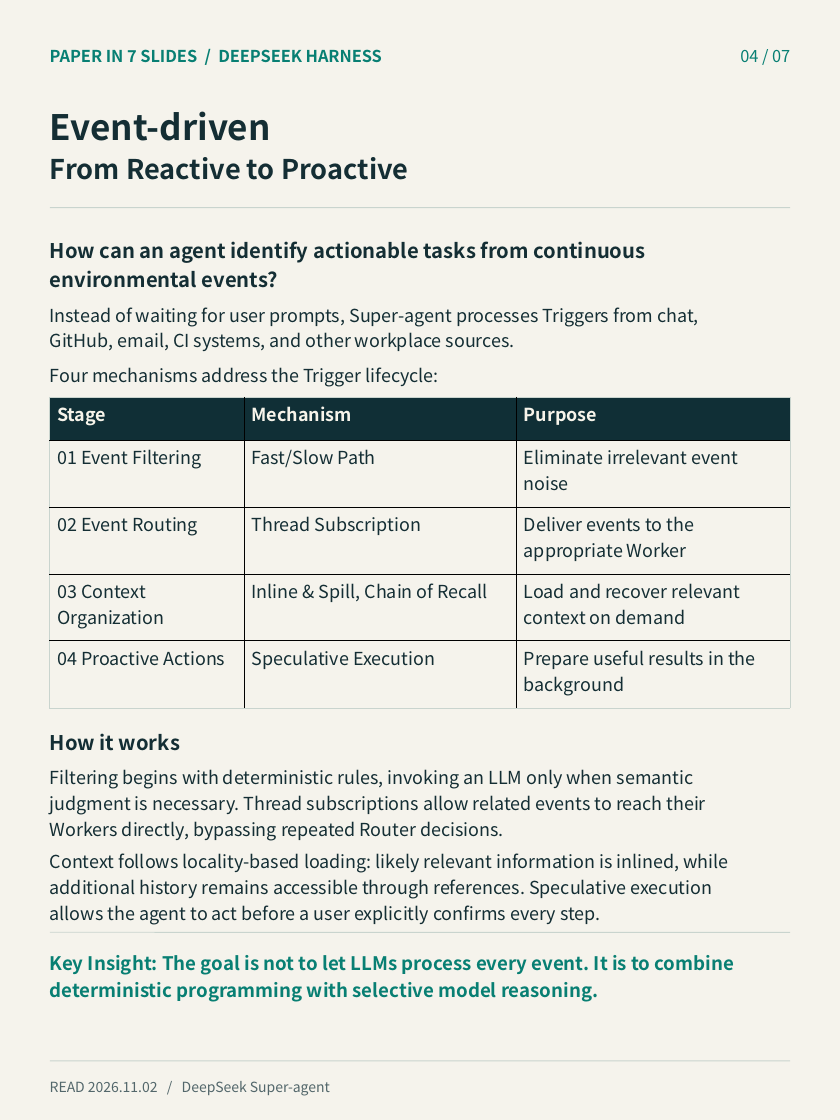
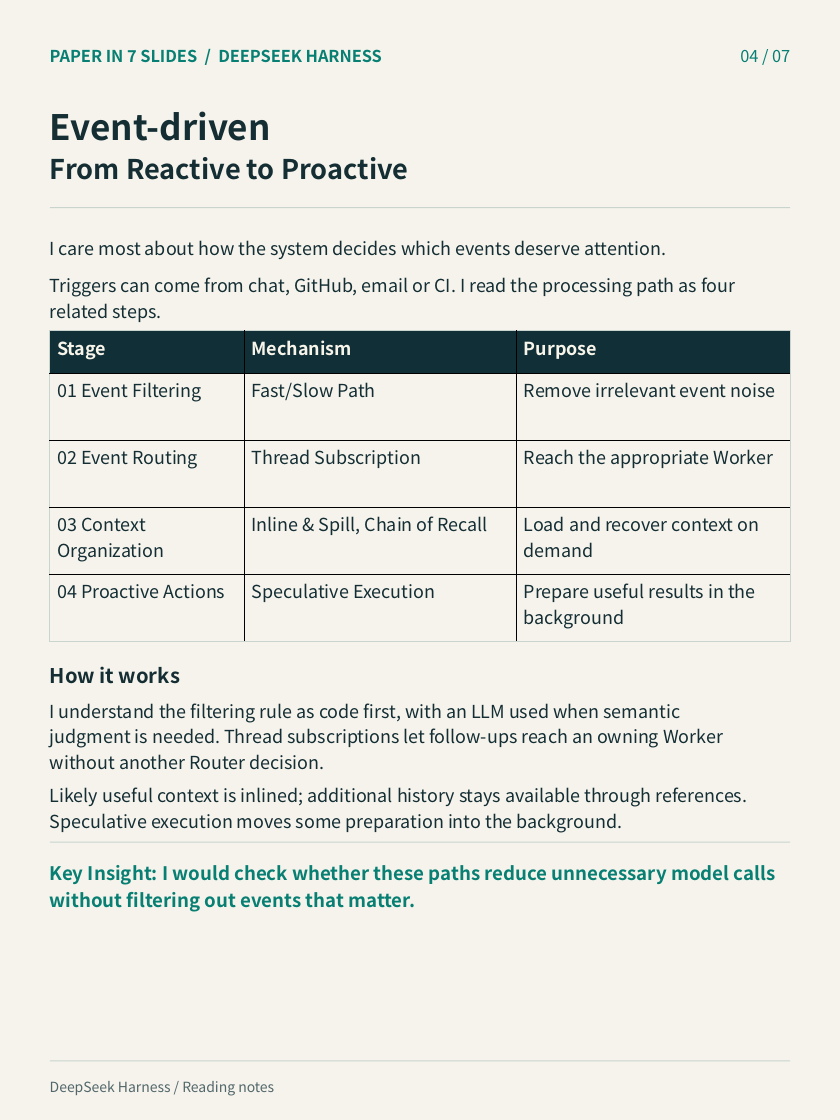
Before and after one commit to QiaohuiGao/qiaohui-portfolio, a slide deck: slide 4 of assets/field-notes/superagent/slides.en.pptx. Drawn at 840x1120 pixels with LibreOffice and Linux fonts; fonts in the diff are those of the drawing. Boxes give left, top, right and bottom in pixels: in the first picture for what was removed or moved away, otherwise in the second. Text is boxed around its words. In the diff, an @@ line names an element or a change of style, - is before the commit and + after.

```diff
--- a/assets/field-notes/superagent/slides.en.pptx
+++ b/assets/field-notes/superagent/slides.en.pptx
@@ text at (50, 240, 666, 259): text changed; size 19.5 to 17.2 pt; bold off @@
-How can an agent identify actionable tasks from continuous
-environmental events?
+I care most about how the system decides which events deserve attention.
@@ text at (50, 277, 735, 322): text changed @@
-Instead of waiting for user prompts, Super-agent processes Triggers from chat,
-GitHub, email, CI systems, and other workplace sources.
+Triggers can come from chat, GitHub, email or CI. I read the processing path as four
+related steps.
@@ table: place and size @@
-table at (50, 397, 791, 708)
+table at (50, 331, 791, 641)
@@ table at (50, 331, 791, 641) @@
-row 2, column 3: Eliminate irrelevant event noise
+row 2, column 3: Remove irrelevant event noise
-row 3, column 3: Deliver events to the appropriate Worker
+row 3, column 3: Reach the appropriate Worker
-row 4, column 3: Load and recover relevant context on demand
+row 4, column 3: Load and recover context on demand
@@ text removed at (50, 367, 439, 387) @@
-Four mechanisms address the Trigger lifecycle:
@@ text "How it works": place and size @@
-text "How it works" at (50, 733, 180, 751)
+text "How it works" at (50, 666, 180, 684)
@@ text added at (50, 703, 723, 770), 17.2 pt, text #142E34 @@
+I understand the filtering rule as code first, with an LLM used when semantic
+judgment is needed. Thread subscriptions let follow-ups reach an owning Worker
+without another Router decision.
@@ text at (50, 787, 747, 833): text changed @@
-Filtering begins with deterministic rules, invoking an LLM only when semantic
-judgment is necessary. Thread subscriptions allow related events to reach their
-Workers directly, bypassing repeated Router decisions.
+Likely useful context is inlined; additional history stays available through references.
+Speculative execution moves some preparation into the background.
@@ line moved from (50, 933) - (790, 933) to (50, 842) - (790, 842) @@
@@ text removed at (50, 853, 728, 925) @@
-Context follows locality-based loading: likely relevant information is inlined, while
-additional history remains accessible through references. Speculative execution
-allows the agent to act before a user explicitly confirms every step.
@@ text added at (50, 865, 776, 912), 18 pt, text #087F73, bold @@
+Key Insight: I would check whether these paths reduce unnecessary model calls
+without filtering out events that matter.
@@ text removed at (50, 955, 734, 1002) @@
-Key Insight: The goal is not to let LLMs process every event. It is to combine
-deterministic programming with selective model reasoning.
@@ text at (50, 1081, 274, 1096): text changed @@
-READ 2026.11.02 / DeepSeek Super-agent
+DeepSeek Harness / Reading notes
```
Also in this commit, not shown: 5 other slides changed, 1 slide added, 1 slide removed, 9 other files.
